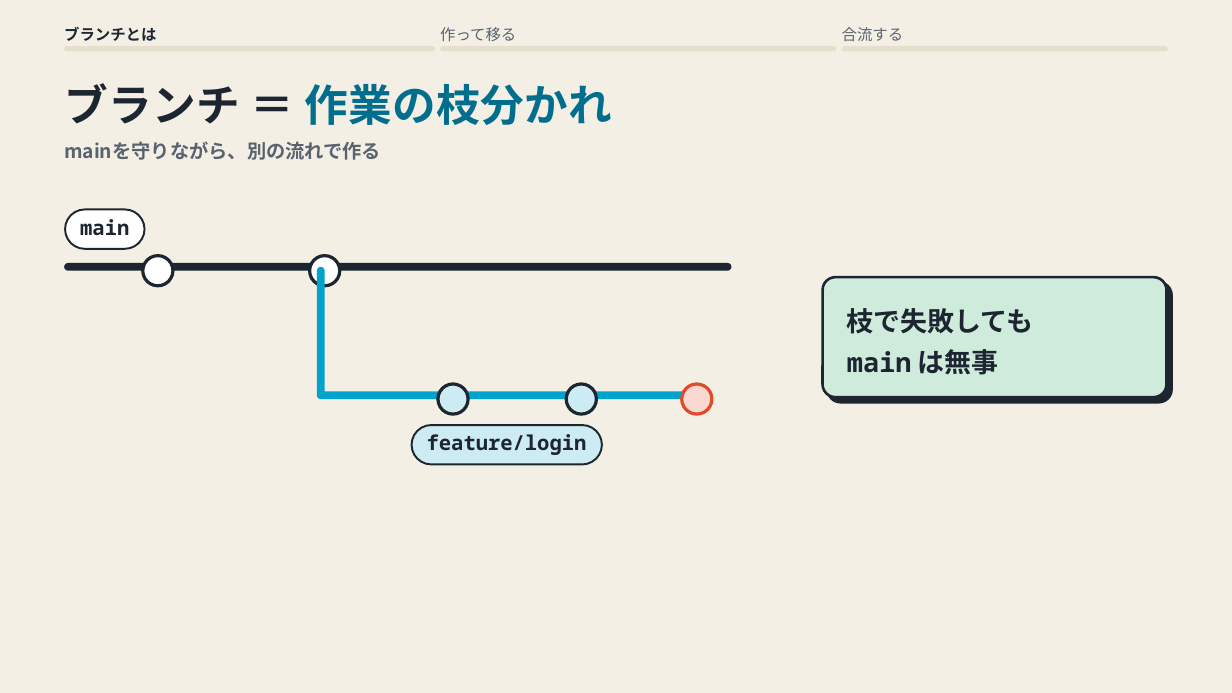
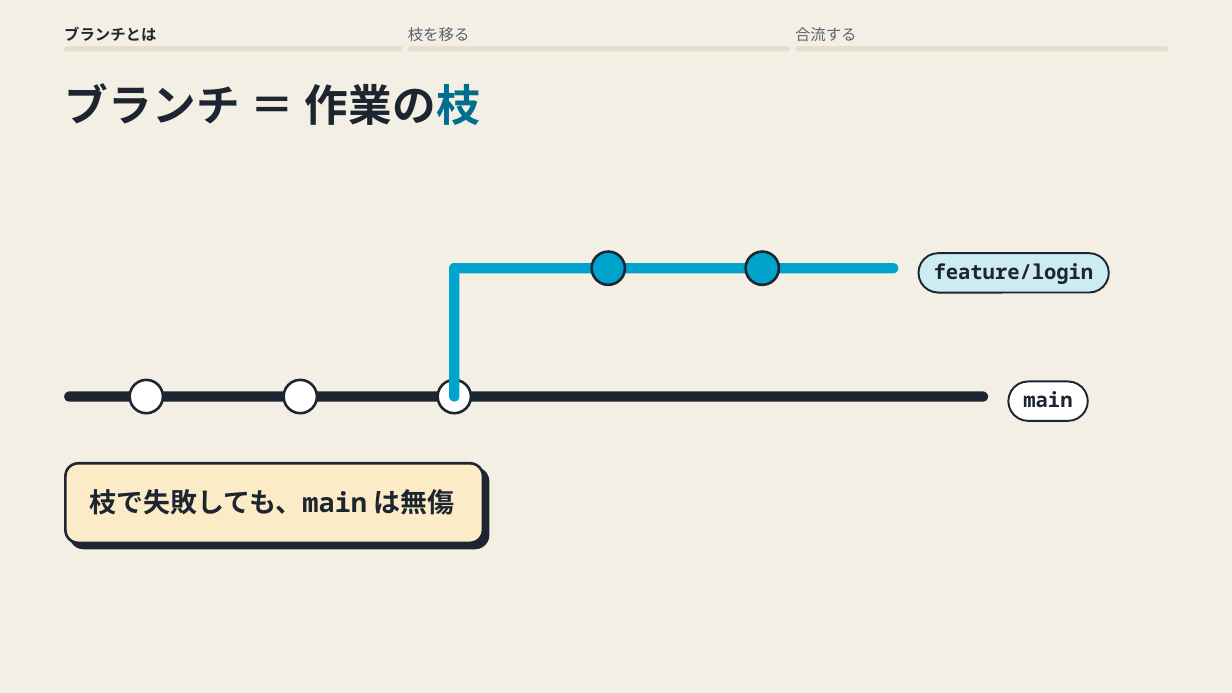
Before and after one commit to yukihito-jokyu/context, a slide deck: slide 1 of docs/artifacts/skills/motion-deck/git-branch.pptx. Drawn at 1232x693 pixels with LibreOffice and Linux fonts; fonts in the diff are those of the drawing. Boxes give left, top, right and bottom in pixels: in the first picture for what was removed or moved away, otherwise in the second. Text is boxed around its words. In the diff, an @@ line names an element or a change of style, - is before the commit and + after.

Commit message:
📚 motion-deckの実行例を更新後のスキルで作り直す #147

```diff
--- a/docs/artifacts/skills/motion-deck/git-branch.pptx
+++ b/docs/artifacts/skills/motion-deck/git-branch.pptx
@@ text at [408,27,470,41]: text changed @@
-作って移る
+枝を移る
@@ text "合流する": place and size @@
-text "合流する" at [842,27,904,41]
+text "合流する" at [795,27,857,41]
@@ rounded rectangle: place and size @@
-rounded rectangle at [64,46,434,52]
+rounded rectangle at [64,46,402,52]
@@ rounded rectangle: place and size @@
-rounded rectangle at [440,46,836,52]
+rounded rectangle at [408,46,789,52]
@@ rounded rectangle: place and size @@
-rounded rectangle at [842,46,1168,52]
+rounded rectangle at [795,46,1167,52]
@@ text at [64,83,481,125]: text changed; text colour #006E8C to #1C2530 @@
-ブランチ ＝ 作業の枝分かれ
+ブランチ ＝ 作業の枝
@@ text removed at [64,141,381,160] @@
-mainを守りながら、別の流れで作る
@@ rounded rectangle removed at [64,263,731,271] @@
@@ rounded rectangle removed at [143,256,174,287] @@
@@ rounded rectangle removed at [310,256,340,287] @@
@@ rounded rectangle: place and size @@
-rounded rectangle at [317,267,324,399]
+rounded rectangle at [449,263,459,402]
@@ rounded rectangle: place and size @@
-rounded rectangle at [317,392,702,399]
+rounded rectangle at [449,263,898,274]
@@ rounded rectangle added at [592,251,625,285], fill #00A3CC, outline #1C2530 2 pt @@
@@ rounded rectangle added at [746,251,779,285], fill #00A3CC, outline #1C2530 2 pt @@
@@ rounded rectangle: place and size @@
-rounded rectangle at [411,425,602,465]
+rounded rectangle at [919,253,1109,293]
@@ text "feature/login": place and size @@
-text "feature/login" at [427,434,587,455]
+text "feature/login" at [934,263,1094,284]
@@ rounded rectangle removed at [823,277,1166,397] @@
@@ rounded rectangle: place and size @@
-rounded rectangle at [65,210,144,250]
+rounded rectangle at [129,380,163,413]
@@ rounded rectangle at [129,380,163,413]: outline #1C2530 1.5 pt to #1C2530 2 pt @@
@@ rounded rectangle added at [284,380,317,413], fill #FFFFFF, outline #1C2530 2 pt @@
@@ rounded rectangle: place and size @@
-rounded rectangle at [438,384,469,415]
+rounded rectangle at [438,380,471,413]
@@ rounded rectangle at [438,380,471,413]: fill #CDEBF2 to #FFFFFF; outline #1C2530 2.5 pt to #1C2530 2 pt @@
@@ rounded rectangle removed at [567,384,597,415] @@
@@ rounded rectangle removed at [682,384,713,415] @@
@@ rounded rectangle added at [1008,382,1088,421], fill #FFFFFF, outline #1C2530 1.5 pt @@
@@ text "main": place and size @@
-text "main" at [80,219,129,235]
+text "main" at [1023,391,1072,407]
@@ rounded rectangle added at [64,392,988,402], fill #1C2530 @@
@@ rounded rectangle added at [66,463,483,543], fill #FBEBC6, outline #1C2530 2 pt @@
@@ text at [90,489,454,515]: text changed @@
-枝で失敗しても
-main は無事
+枝で失敗しても、main は無傷
```
Also in this commit, not shown: 2 other slides changed, 14 other files.
